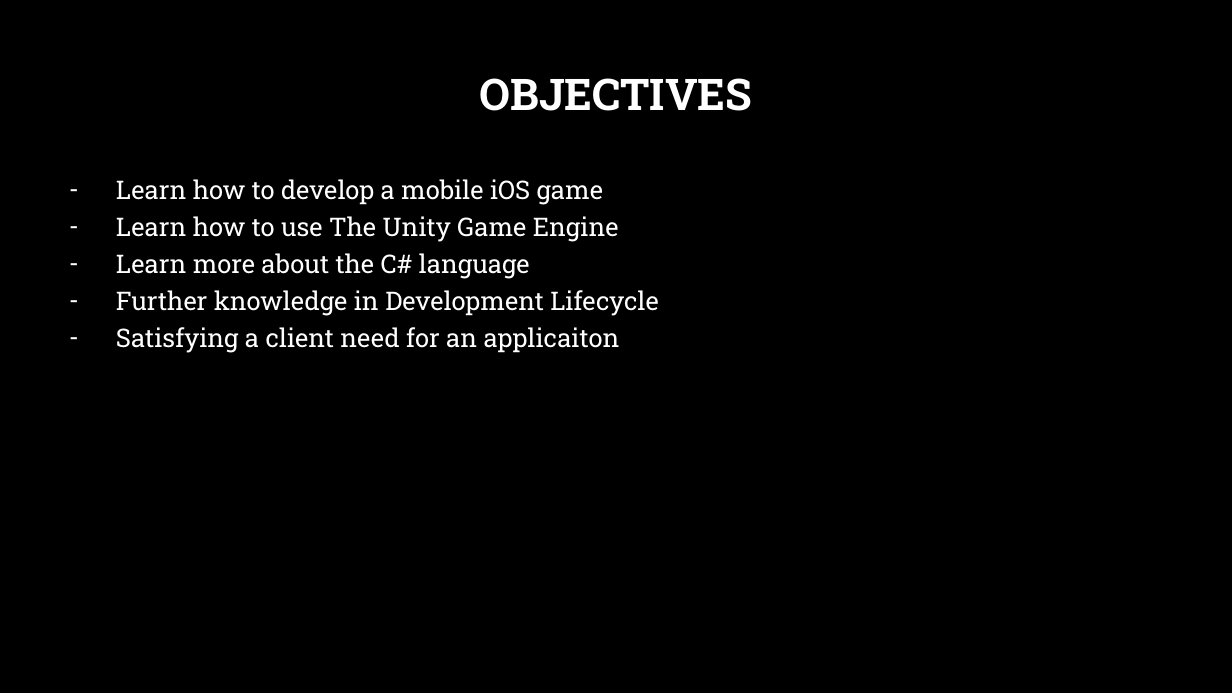
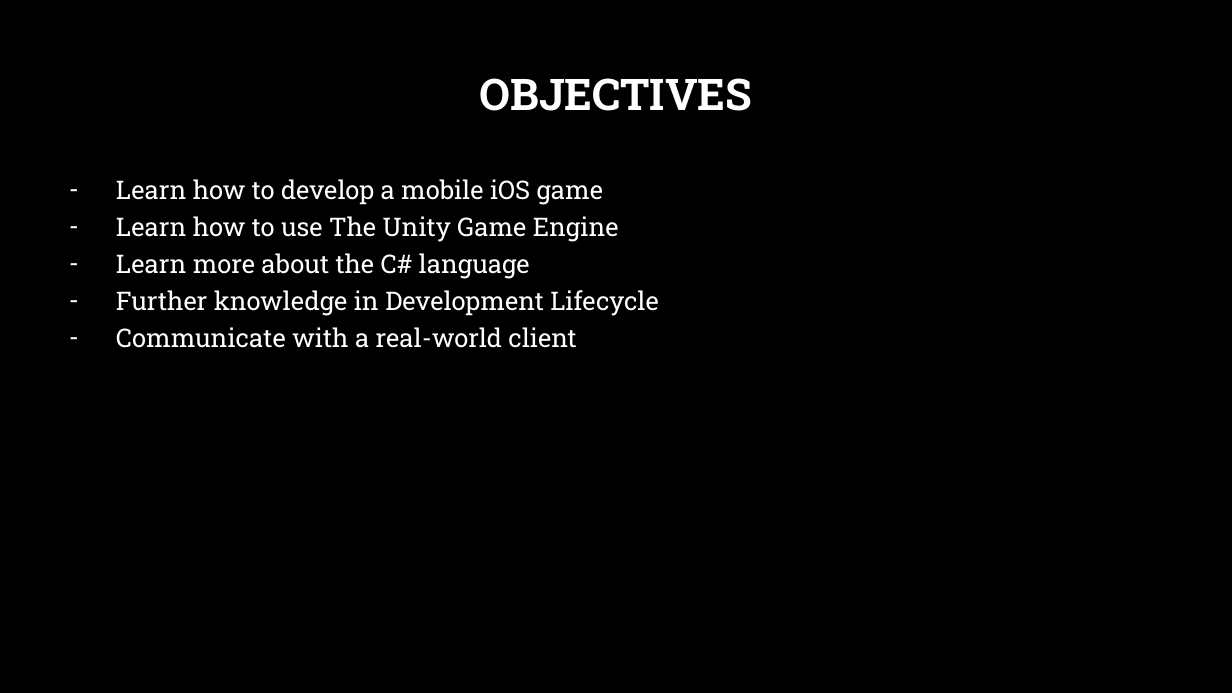
Before and after one commit to steveb1250/Devils_Grip_Proposal, a slide deck: slide 3 of CSC_520_Devils_Grip.pptx. Drawn at 1232x693 pixels with LibreOffice and Linux fonts; fonts in the diff are those of the drawing; background and template pictures are left out. Boxes give left, top, right and bottom in pixels: in the first picture for what was removed or moved away, otherwise in the second. Text is boxed around its words. In the diff, an @@ line names an element or a change of style, - is before the commit and + after.

```diff
--- a/CSC_520_Devils_Grip.pptx
+++ b/CSC_520_Devils_Grip.pptx
@@ text at (x1=116, y1=327, x2=576, y2=348): text changed @@
-– Satisfying a client need for an applicaiton
+– Communicate with a real-world client
```
Also in this commit, not shown: 8 other slides changed, 2 other files.
